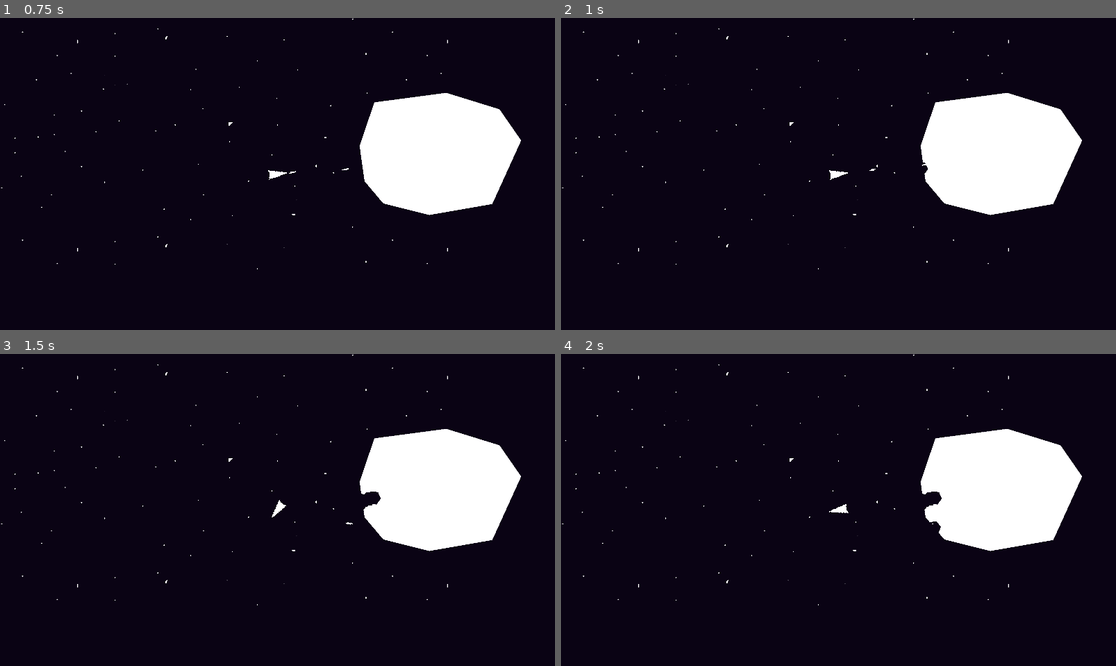
Above: before the commit, frames 1-4 (two rows, left to right).
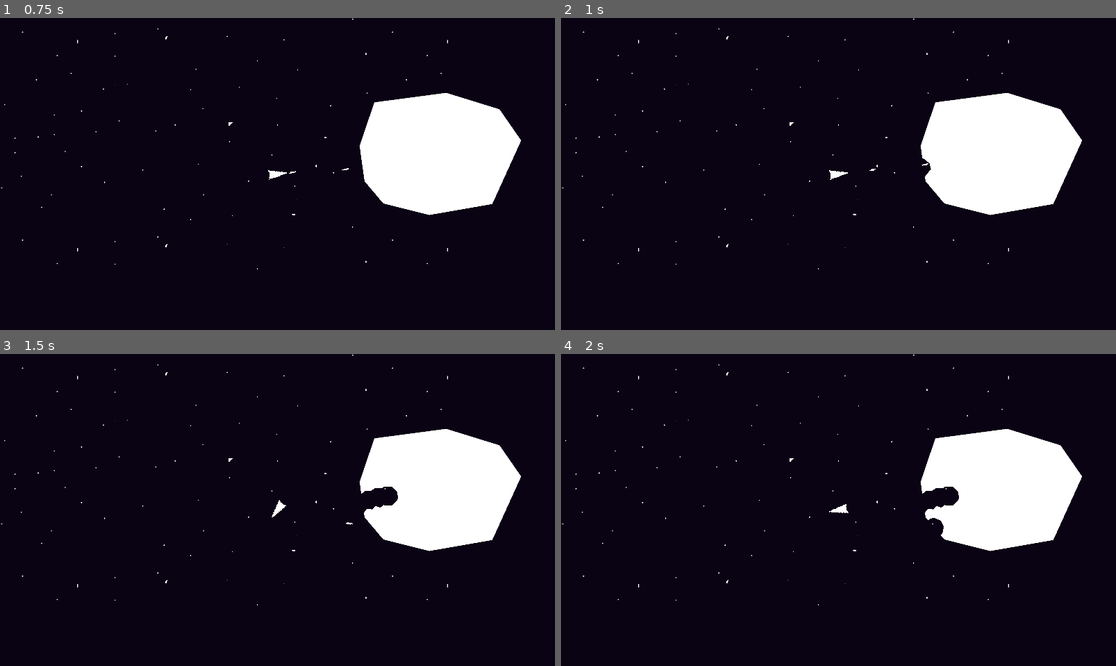
Above: after the commit, the same moments.

Repository: BloopHD/IntoTheVoid
Game: Godot game, scene res://scenes/world/world.tscn
The game is run twice, just before and just after one commit, with the same random seed, the same clock (stepped at 60 frames per second) and the same inputs.
Inputs (mouse positions are in pixels of both pictures, inside the frame that each line leads up to):
- Up to frame 1 (0.75 s): move the mouse to (399, 158) at 0.52 s; hold D (right) from 0.53 s (still down); hold Space (fire_laser) from 0.53 s (still down)
- Up to frame 2 (1 s): keep holding D (right); keep holding Space (fire_laser)
- Up to frame 3 (1.5 s): move the mouse to (166, 525) at 1.27 s; release D (right) at 1.28 s; release Space (fire_laser) at 1.28 s; hold S (down) from 1.28 s (still down); click (166, 525) at 1.35 s
- Up to frame 4 (2 s): keep holding S (down)

Frame 1 is identical in both runs. In frame 2, less than 0.1% of the frame differs, in the area x 65-67%, y 44-51%; in frame 3, 0.2%; in frame 4, 0.3%, in the area x 65-72%, y 42-59%.

Commit message:
Asteroid Destruction
Created a more random explosion area. Looks more natural.

Diff:
--- a/scenes/asteroid/asteroid.gd
+++ b/scenes/asteroid/asteroid.gd
@@ -14,7 +14,7 @@
 
 func _physics_process(delta):
 
-	#rotate(0.2 * delta)
+	#rotate(0.04 * delta)
 
 
 	# print("GP: ", global_position)
@@ -87,13 +87,16 @@
 
 	# var test: Polygon2D = localize(destruction_area, transformed_projectile_position)
 
-	var explosion: PackedVector2Array = create_explosion_area(transformed_projectile_position, 6, 25, destruction_area.global_rotation)
+	var explosion: PackedVector2Array = create_explosion_area(transformed_projectile_position, 10, 35, destruction_area.global_rotation)
 
 	# destruction_area.position = transform.basis_xform_inv(destruction_area.global_position - global_position)
 	var new_asteroids: Array[PackedVector2Array] = Geometry2D.clip_polygons($Polygon2D.polygon, explosion)
 
+
+
 	# print($Polygon2D.polygon)
-	# print(new_asteroids[0])
+	# print(new_asteroids)
+	# print(new_asteroids.size())
 	# print("---")
 	# print(destruction_area.polygon)
 	# print(new_asteroids[1])
@@ -119,6 +122,8 @@
 			calculate_polygon_properties()
 			check_size_requirment()
 
+			splinter($Polygon2D.polygon, transformed_projectile_position)
+
 			$CollisionPolygon2D.set_deferred("polygon", new_asteroids[i])
 
 
@@ -129,16 +134,39 @@
 	var segment = PI * 2 / sides
 
 	for i in sides:
-		var point: Vector2 = Vector2(
-			sin(segment * i + _rotation) * radious,
-			cos(segment * i + _rotation) * radious
+
+		var noise = randf_range(-0.10, 0.10) * segment
+
+		var new_point: Vector2 = Vector2(
+			sin((segment + noise) * i + _rotation) * radious,
+			cos((segment + noise) * i + _rotation) * radious,
 		)
 
-		explosion_points.append(point + destination)
+		# var not_too_close: bool = true
+
+		# if explosion_points.size() > 0:
+		# 	for point in explosion_points:
+		# 		if point - new_point < Vector2(0.05, 0.05) * segment:
+		# 			not_too_close = false
+		# 	if not_too_close:
+		# 		explosion_points.append(new_point + destination)
+		# else:
+		# 	explosion_points.append(new_point + destination)
+
+		explosion_points.append(new_point + destination)
+
 
 	return explosion_points
 
 
+func splinter(poly, hit_location):
+
+	var splinter_start
+
+	for i in poly:
+		pass
+
+	pass
 
 
 
--- a/scenes/laser/laser.gd
+++ b/scenes/laser/laser.gd
@@ -26,6 +26,6 @@
 		#destruction_area.rotation = global_rotation
 		body.clip(destruction_area)
 		# print(global_position)
-		# body.apply_impulse(force_direction * force)
+		#body.apply_impulse(force_direction * force)
 
 		queue_free()
